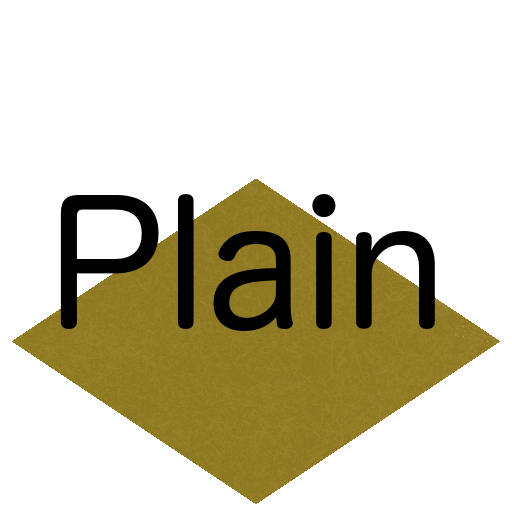
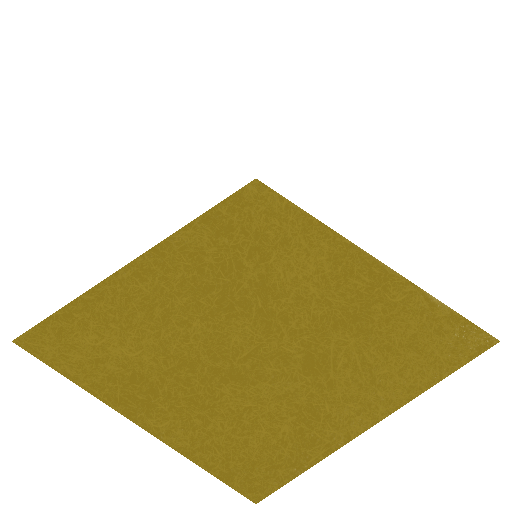
The second w=512, h=512 image is a revision of the first. Changes to its layers:
hid "Plain" over left=60, top=194, right=435, bottom=331
